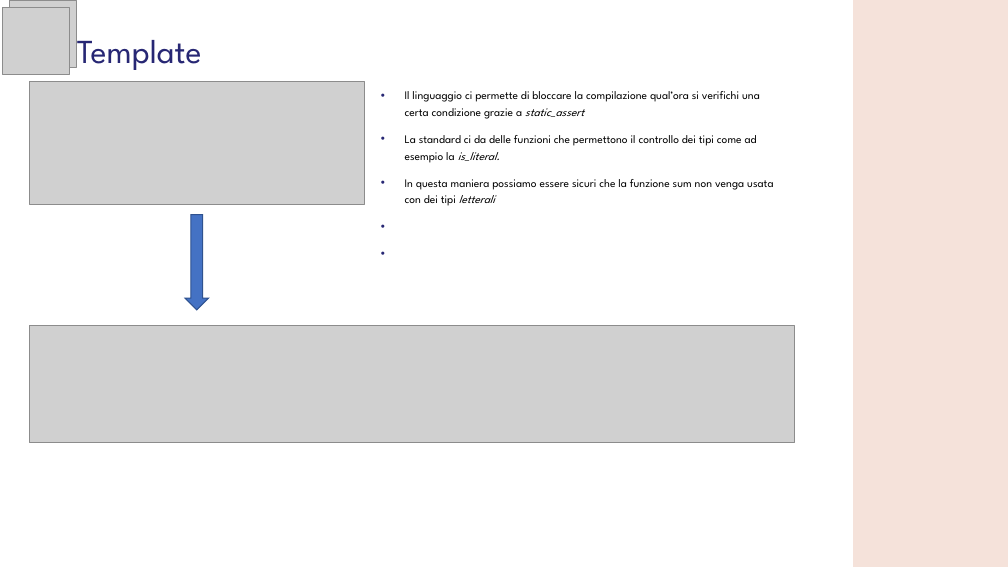
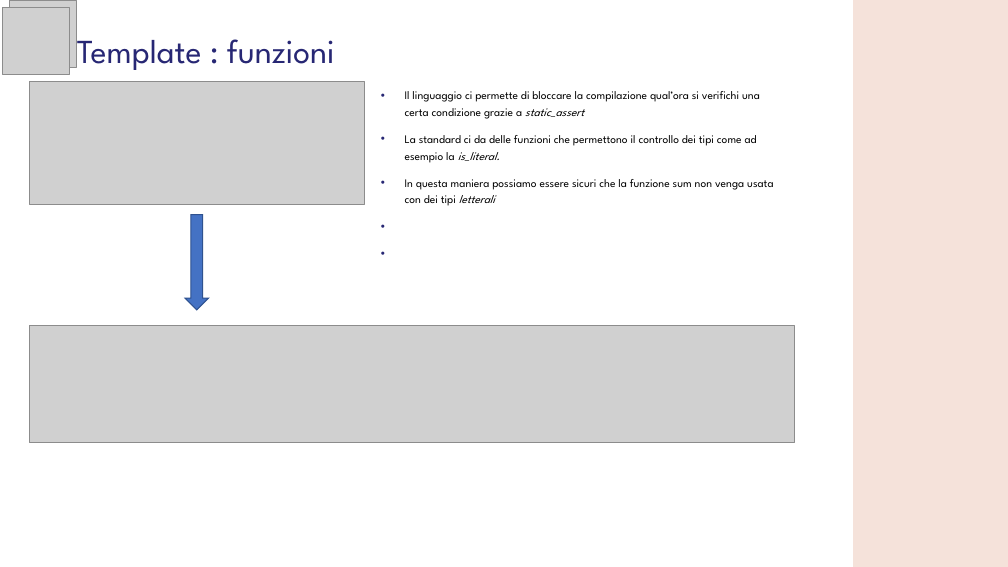
Before and after one commit to GMATZEU42/WS, a slide deck: slide 7 of WS04/WS_4.odp. Drawn at 1008x567 pixels with LibreOffice and Linux fonts; fonts in the diff are those of the drawing; grey boxes stand for pictures; background and template pictures are left out. Boxes give left, top, right and bottom in pixels: in the first picture for what was removed or moved away, otherwise in the second. Text is boxed around its words. In the diff, an @@ line names an element or a change of style, - is before the commit and + after.

```diff
--- a/WS04/WS_4.odp
+++ b/WS04/WS_4.odp
@@ title at bbox=[77, 39, 335, 70]: text changed @@
-Template
+Template : funzioni
```
Also in this commit, not shown: 8 other slides changed, 1 other file.
